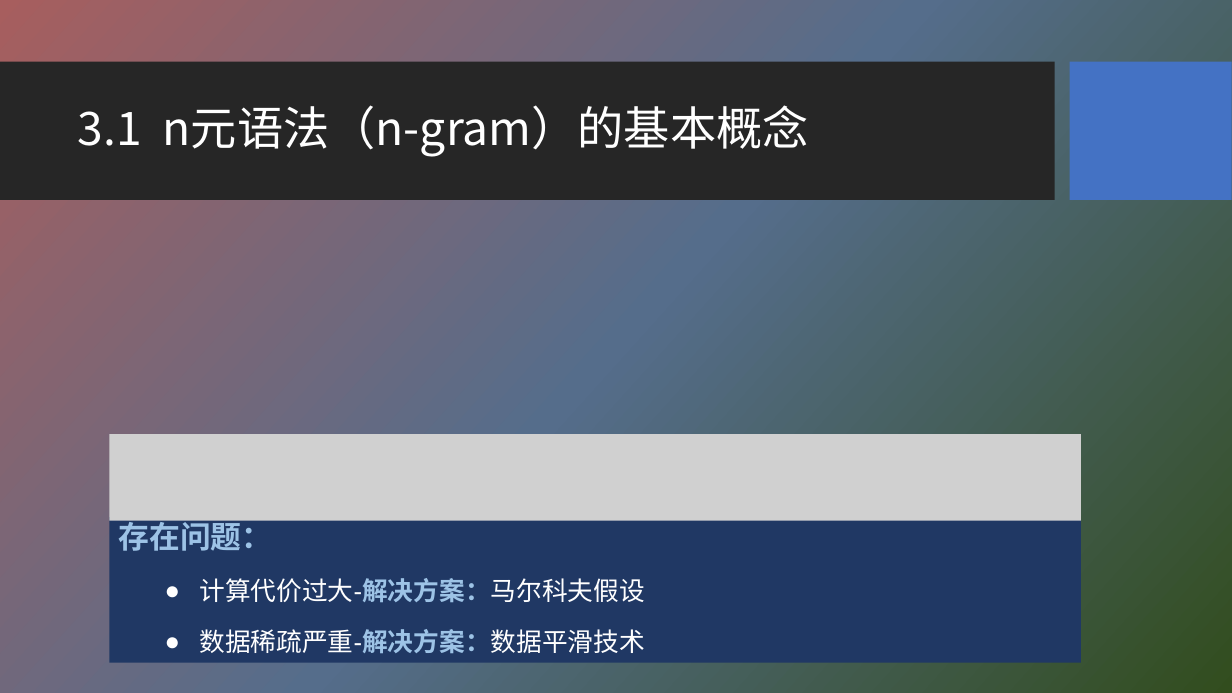
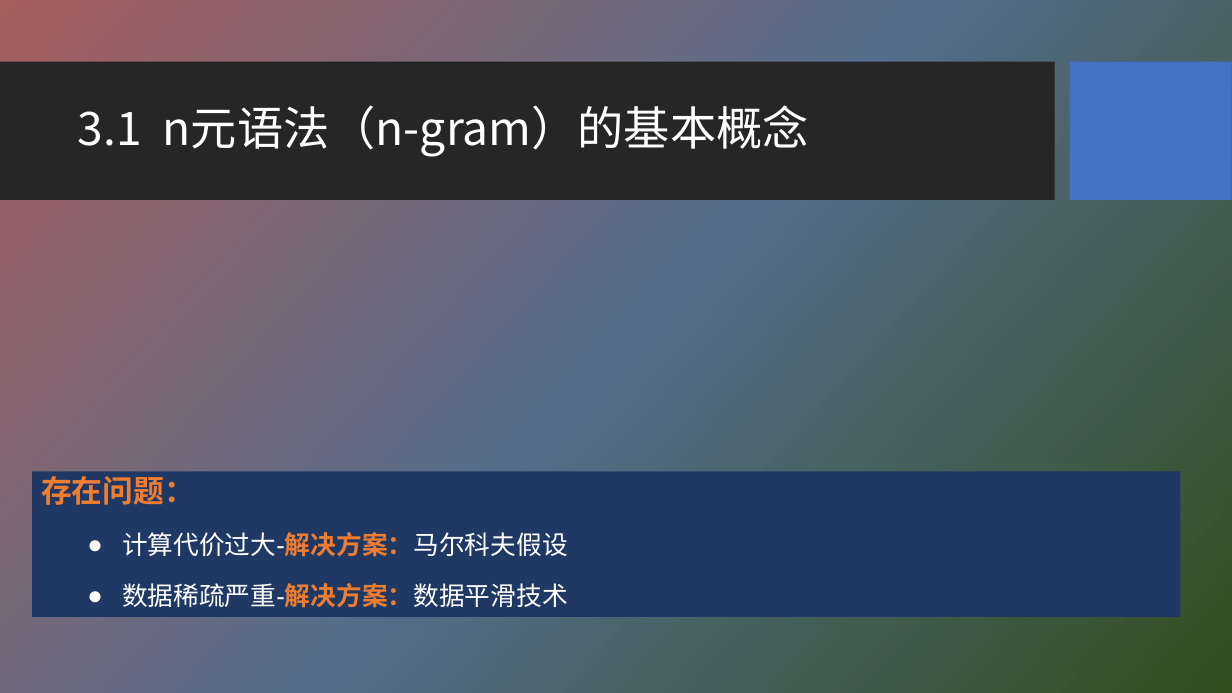
Before and after one commit to HBU/NLP_PPT, a slide deck: slide 4 of PPT-2020/ch03 n元语法模型.pptx. Drawn at 1232x693 pixels with LibreOffice and Linux fonts; fonts in the diff are those of the drawing; grey boxes stand for pictures; background and template pictures are left out. Boxes give left, top, right and bottom in pixels: in the first picture for what was removed or moved away, otherwise in the second. Text is boxed around its words. In the diff, an @@ line names an element or a change of style, - is before the commit and + after.

Commit message:
Revert "Update ch03 n元语法模型.pptx"
This reverts commit 7a9b5290114723d7778a172d68c5fb816535eb4e.

```diff
--- a/PPT-2020/ch03 n元语法模型.pptx
+++ b/PPT-2020/ch03 n元语法模型.pptx
@@ picture removed at bbox=[109, 434, 1080, 521] @@
@@ rectangle "存在问题：": place and size @@
-rectangle "存在问题：" at bbox=[109, 518, 1080, 664]
+rectangle "存在问题：" at bbox=[32, 471, 1181, 617]
@@ rectangle "存在问题：" at bbox=[32, 471, 1181, 617]: text colour #9DC3E6 to #ED7D31 in "存在问题：", "计算代价过大-解决方案：马尔科夫假设", "数据稀疏严重-解决方案：数据平滑技术" @@
```
Also in this commit, not shown: 16 other slides changed, 1 slide added.
